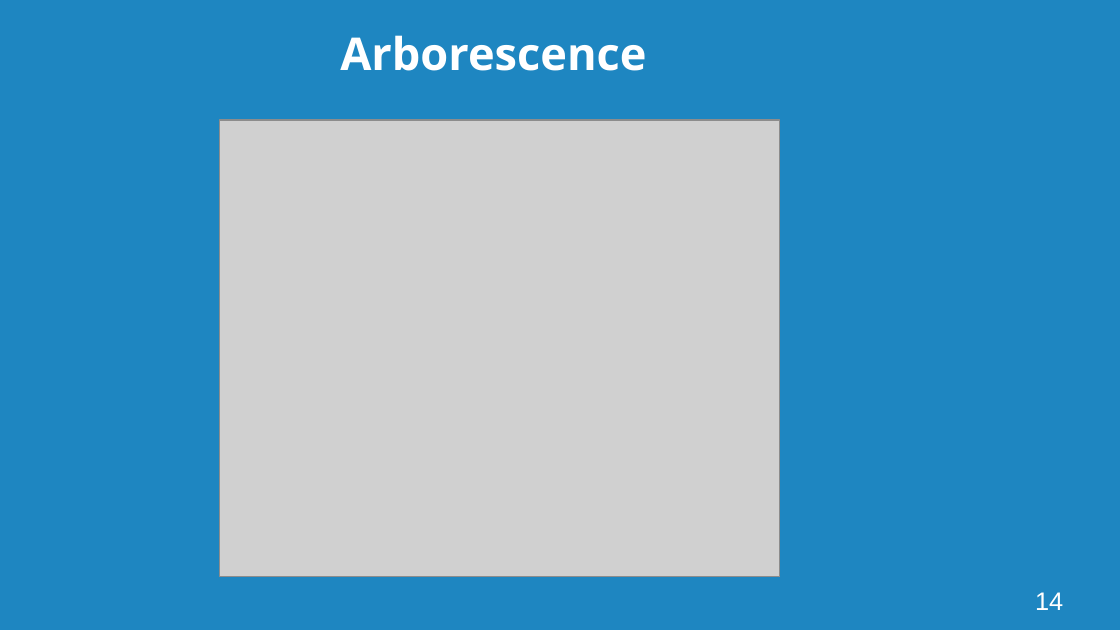
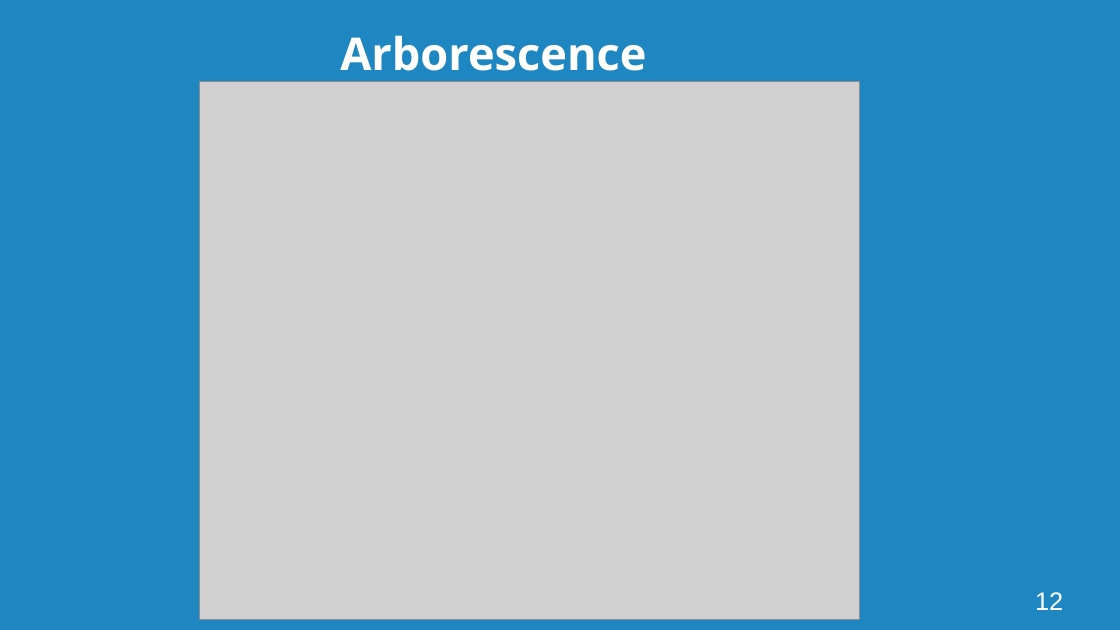
Before and after one commit to Georgie1502/Dossier, a slide deck: slide 12 of 3_Mon_Projet_Fil_Rouge/1_Cahier_des_charges/Presentation Batimelles.odp (slide 14 before the commit). Drawn at 1120x630 pixels with LibreOffice and Linux fonts; fonts in the diff are those of the drawing; grey boxes stand for pictures; background and template pictures are left out. Boxes give left, top, right and bottom in pixels: in the first picture for what was removed or moved away, otherwise in the second. Text is boxed around its words. In the diff, an @@ line names an element or a change of style, - is before the commit and + after.

```diff
--- a/3_Mon_Projet_Fil_Rouge/1_Cahier_des_charges/Presentation Batimelles.odp
+++ b/3_Mon_Projet_Fil_Rouge/1_Cahier_des_charges/Presentation Batimelles.odp
@@ picture: place and size @@
-picture at (221,120,781,577)
+picture at (200,81,861,620)
@@ page number at (1035,592,1063,610): text changed @@
-14
+12
```
Also in this commit, not shown: 8 other slides changed, 6 slides added, 3 slides removed, 6 other files.
